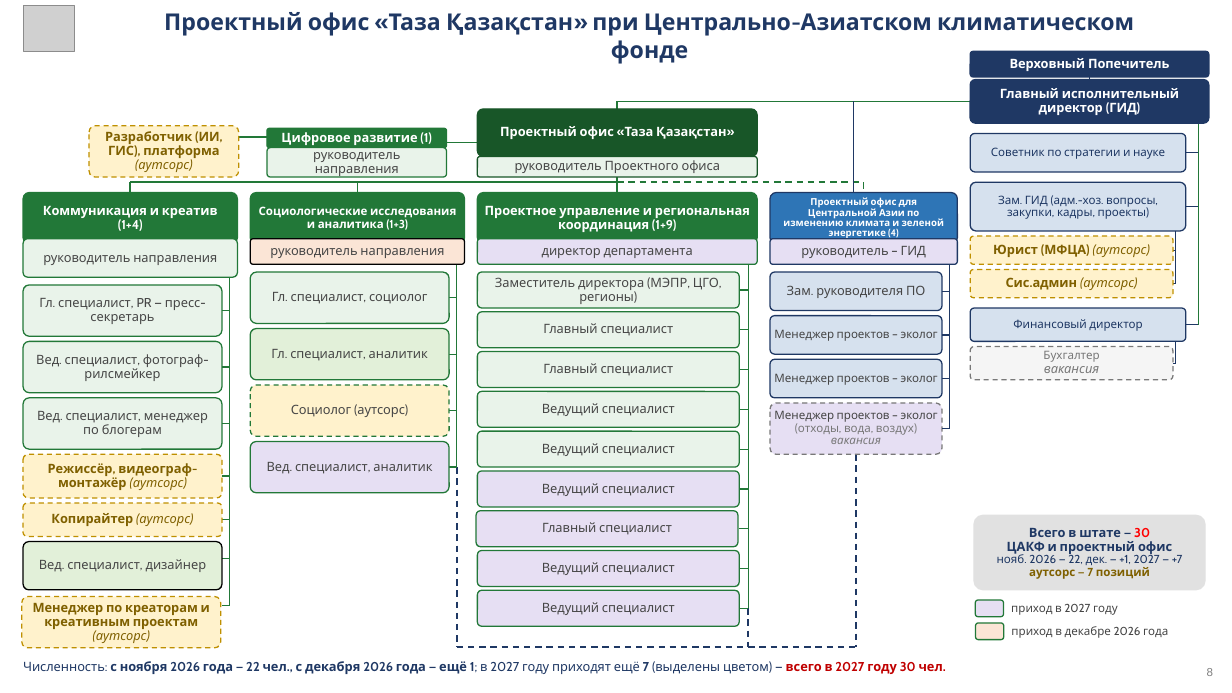
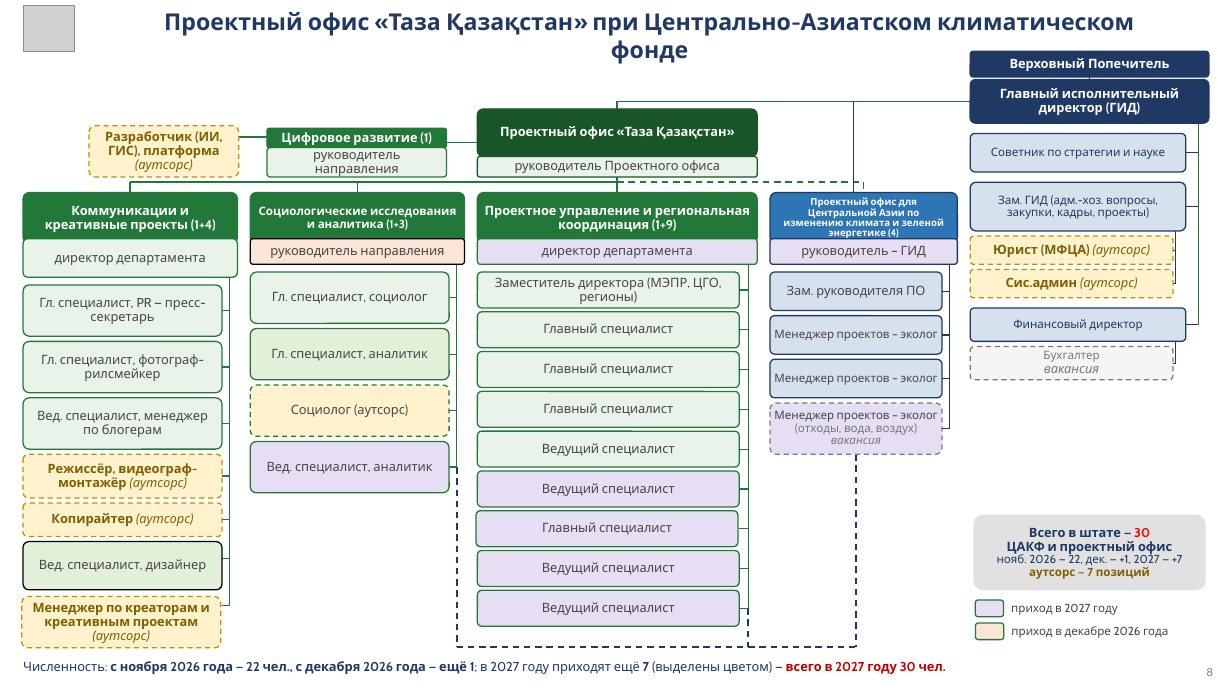
Before and after one commit to murat01042014/obsidian-vault, a slide deck: slide 8 of TAZA/_документы/Презентация Таза Қазақстан – Проектный офис.pptx. Drawn at 1232x693 pixels with LibreOffice and Linux fonts; fonts in the diff are those of the drawing; grey boxes stand for pictures. Boxes give left, top, right and bottom in pixels: in the first picture for what was removed or moved away, otherwise in the second. Text is boxed around its words. In the diff, an @@ line names an element or a change of style, - is before the commit and + after.

```diff
--- a/TAZA/_документы/Презентация Таза Қазақстан – Проектный офис.pptx
+++ b/TAZA/_документы/Презентация Таза Қазақстан – Проектный офис.pptx
@@ text in rounded rectangle at (45, 206, 216, 232): text changed @@
-Коммуникация и креатив (1+4)
+Коммуникации и креативные проекты (1+4)
@@ text in rounded rectangle at (55, 255, 205, 265): text changed @@
-руководитель направления
+директор департамента
@@ text in rounded rectangle at (41, 354, 198, 381): text changed @@
-Вед. специалист, фотограф-рилсмейкер
+Гл. специалист, фотограф-рилсмейкер
@@ text in rounded rectangle at (543, 403, 674, 416): text changed @@
-Ведущий специалист
+Главный специалист
```
Also in this commit, not shown: 1 other slide changed, 6 other files.
